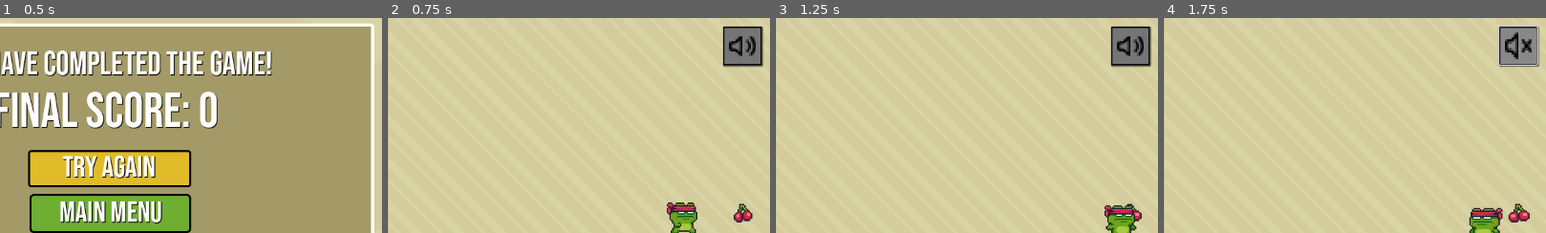
Above: before the commit, frames 1-4 (left to right).
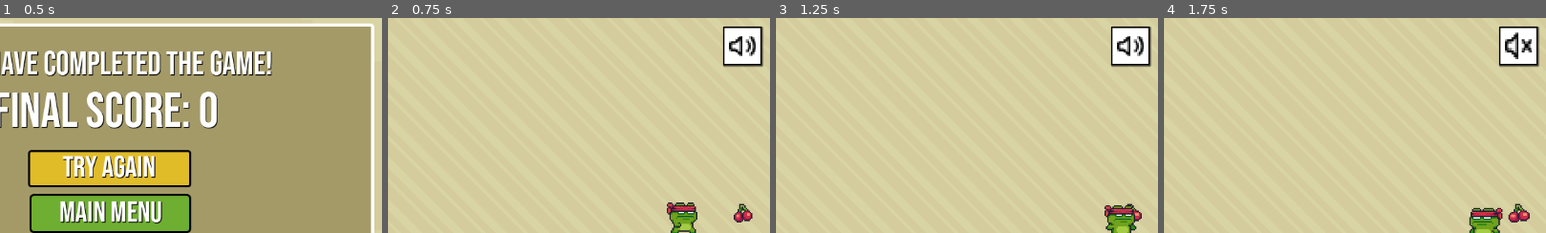
Above: after the commit, the same moments.

Repository: zyguel/Finks-Revenge
Game: Godot game, scene res://scenes/screen/victory_screen.tscn
Same seed, same stepped clock (60 frames per second), same inputs: the game is played once before the commit and once after it. This scene is started directly instead of the project's main scene.
Inputs (mouse positions are % of the whole screen's width and height, from its top left):
- Up to frame 1 (0.5 s): no input
- Up to frame 2 (0.75 s): click (63, 38) at 0.5 s
- Up to frame 3 (1.25 s): no input
- Up to frame 4 (1.75 s): click (95, 9) at 1.25 s
The pictures show only the part of the screen within x 49-99%, y 2-52%; the shares and areas given below are measured in that part.

Frame 1 is identical in both runs. In frame 2, 1.5% of the frame differs, in the area x 88-98%, y 4-22%; in frame 3, 1.5%; in frame 4, 1.8%, in the area x 87-98%, y 3-23%.

Commit message:
asd

Diff:
--- a/project.godot
+++ b/project.godot
@@ -48,11 +48,6 @@
 "events": [Object(InputEventKey,"resource_local_to_scene":false,"resource_name":"","device":-1,"window_id":0,"alt_press …(182 unchanged characters)…
 ]
 }
-pause={
-"deadzone": 0.5,
-"events": [Object(InputEventKey,"resource_local_to_scene":false,"resource_name":"","device":-1,"window_id":0,"alt_pressed":false,"shift_pressed":false,"ctrl_pressed":false,"meta_pressed":false,"pressed":false,"keycode":0,"physical_keycode":4194305,"key_label":0,"unicode":0,"echo":false,"script":null)
-]
-}
 
 [layer_names]
 
--- a/scenes/game.tscn
+++ b/scenes/game.tscn
@@ -36,6 +36,8 @@
 border_color = Color(0, 0, 0, 1)
 shadow_size = 2
 shadow_offset = Vector2(1, 1)
+
+[sub_resource type="StyleBoxEmpty" id="StyleBoxEmpty_i4r8i"]
 
 [node name="Game" type="Node2D"]
 script = ExtResource("1_kvl2c")
@@ -116,7 +118,10 @@
 layout_mode = 0
 offset_right = 57.0
 offset_bottom = 57.0
-text = "."
+focus_mode = 0
+theme_override_styles/focus = SubResource("StyleBoxEmpty_i4r8i")
+toggle_mode = true
+flat = true
 
 [node name="TextureRect" type="TextureRect" parent="Mute/Panel/Button"]
 texture_filter = 1
--- a/scripts/Frog.gd
+++ b/scripts/Frog.gd
@@ -43,7 +43,7 @@
 func _on_frog_attack_body_entered(body):
 	if body is Player:
 		body.velocity.y = JUMP_VELOCITY
-		Global.damage()
+		body.die()
 		death_ani()
 
 func death_ani():
--- a/scripts/game.gd
+++ b/scripts/game.gd
@@ -7,6 +7,7 @@
 @onready var checkpoint = $Map/Checkpoint
 @onready var transition = $transition
 @onready var textmute = $Mute/Panel/Button/TextureRect
+@onready var button = $Button
 var mute = false
 
 func _ready():
--- a/scripts/player.gd
+++ b/scripts/player.gd
@@ -56,20 +56,7 @@
 
 func _on_hitbox_area_area_entered(area):
 	if area is Saw:
-		#GAME LOGIC
-		player_input = false
-		set_collision_mask_value(1, false)
-		set_collision_mask_value(2, false)
-		set_collision_layer_value(1, false)
-		hitbox.set_collision_mask_value(1, false)
-		body.disabled = true
-		velocity.y = JUMP_VELOCITY
-
-		#Animation
-		sprite.play("hit")
-		death.play()
-		await sprite.animation
-
+		die()
 
 func _on_onscreen_screen_exited():
 	if playerscreen.is_on_screen() == false:
@@ -84,3 +71,18 @@
 
 		sprite.play("respawn")
 		await sprite.animation_finished
+
+func die():
+	#GAME LOGIC
+	player_input = false
+	set_collision_mask_value(1, false)
+	set_collision_mask_value(2, false)
+	set_collision_layer_value(1, false)
+	hitbox.set_collision_mask_value(1, false)
+	body.disabled = true
+	velocity.y = JUMP_VELOCITY
+
+	#Animation
+	sprite.play("hit")
+	death.play()
+	await sprite.animation
Not shown: 1 places in scenes/game.tscn that only renumber resources
